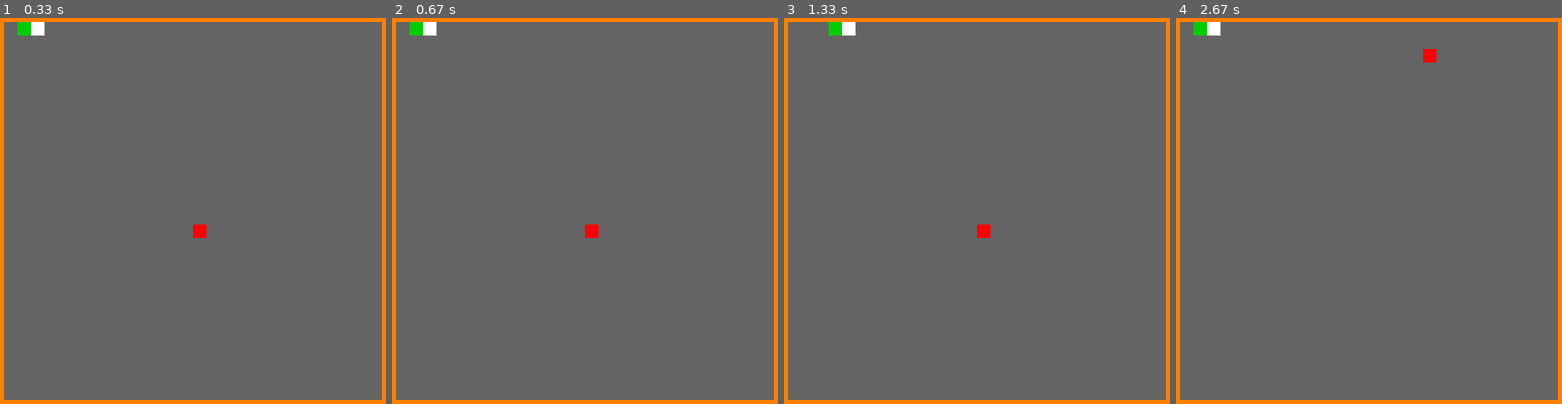
Above: before the commit, frames 1-4 (left to right).
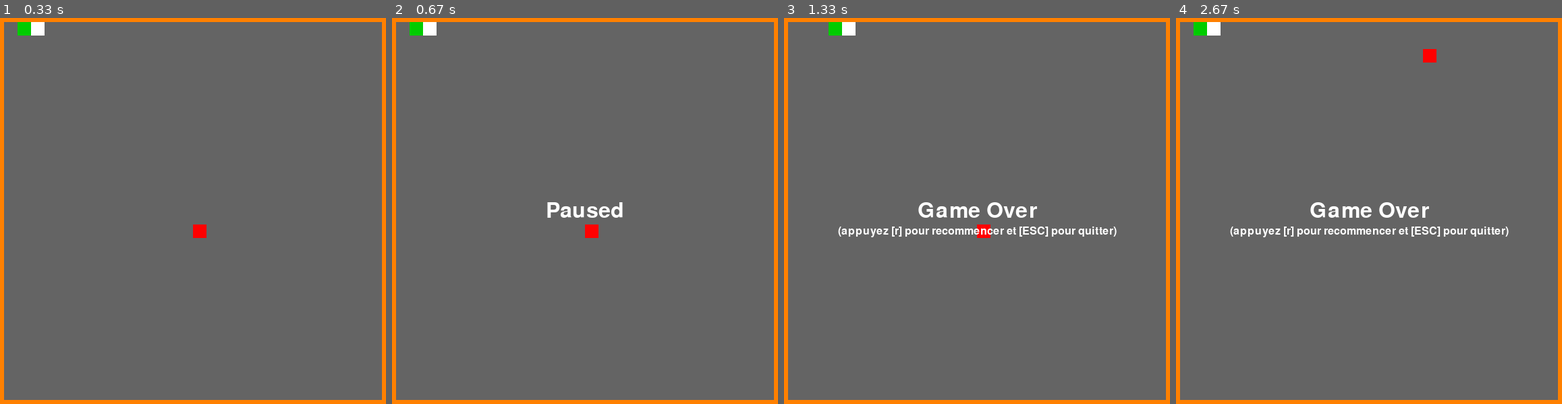
Above: after the commit, the same moments.

Repository: roscale/snake-pygame
Game: pygame game, started from snake-pygame.py
Two runs of this game, one before a commit and one after it. Both use one fixed random seed, a clock stepped at 60 frames per second and the inputs below.
Inputs:
- Up to frame 1 (0.33 s): no input
- Up to frame 2 (0.67 s): tap Space at 0.33 s
- Up to frame 3 (1.33 s): tap Space at 0.67 s; tap Z at 1.17 s
- Up to frame 4 (2.67 s): hold R 1.77-2.3 s; tap Space at 1.83, 2.4 s; tap Z at 2.48 s

Frame 1 is identical in both runs. In frame 2, 0.4% of the frame differs, in the area x 40-60%, y 47-52%; in frame 3, 1.3%, in the area x 13-87%, y 47-57%; in frame 4, 1.3%.

Commit message:
Message de pause et game over

Diff:
--- a/snake-pygame.py
+++ b/snake-pygame.py
@@ -111,6 +111,14 @@
             if grille.matrice[block_x][block_y] != ESPACE:
                 pygame.draw.rect(DISPLAYSURF, grille.matrice[block_x][block_y][1], (x, y, BLOCK_DIM, BLOCK_DIM))
 
+def message(msg='', dim=32, pos=None):
+    if pos is None:
+        pos = FENETRE_LONG // 2, FENETRE_LARG // 2
+    Var.fontObj = pygame.font.Font('freesansbold.ttf', dim)
+    Var.textSurfaceObj = Var.fontObj.render(msg, True, (255, 255, 255))
+    Var.textRectObj = Var.textSurfaceObj.get_rect()
+    Var.textRectObj.center = (pos)
+
 def reset():
     global grille, snake, point
     Var.FPS = 5
@@ -155,6 +163,7 @@
 FPSCLOCK = pygame.time.Clock()
 DISPLAYSURF = pygame.display.set_mode((FENETRE_LONG, FENETRE_LARG))
 pygame.display.set_caption('Snake - Score: {}'.format(Var.SCORE))
+message() # Juste pour l'initialisation
 
 grille = Grille(GRILLE_LARG, GRILLE_LONG)
 snake = Snake()
@@ -184,22 +193,36 @@
                 if Var.PAUSED == False:
                     Var.PAUSED = True
                     pygame.display.set_caption('Snake - Score: {} (Paused)'.format(Var.SCORE))
+
                 else:
                     Var.PAUSED = False
                     pygame.display.set_caption('Snake - Score: {}'.format(Var.SCORE))
 
-            if event.key == pygame.K_r and Var.GAME_OVER == True:
-                reset()
+            if Var.GAME_OVER == True:
+                if event.key == pygame.K_r:
+                    reset()
+                elif event.key == pygame.K_ESCAPE:
+                    pygame.quit()
+                    sys.exit()
 
 
     if Var.GAME_OVER == False and Var.PAUSED == False:
         if snake.verif_pos() is True:
             snake.actualise_pos()
             snake.verif_point_mange()
-        dessine()
-        pygame.display.update()
+    dessine()
+
+    if Var.PAUSED == True:
+        message('Paused')
+        DISPLAYSURF.blit(Var.textSurfaceObj, Var.textRectObj)
 
     if Var.GAME_OVER == True:
+        message('Game Over')
+        DISPLAYSURF.blit(Var.textSurfaceObj, Var.textRectObj)
+        message('(appuyez [r] pour recommencer et [ESC] pour quitter)', 16, (FENETRE_LONG // 2, FENETRE_LARG // 2 + 30))
+        DISPLAYSURF.blit(Var.textSurfaceObj, Var.textRectObj)
+
         pygame.display.set_caption('Snake - Score: {} (Game Over)'.format(Var.SCORE))
 
+    pygame.display.update()
     FPSCLOCK.tick(Var.FPS)
